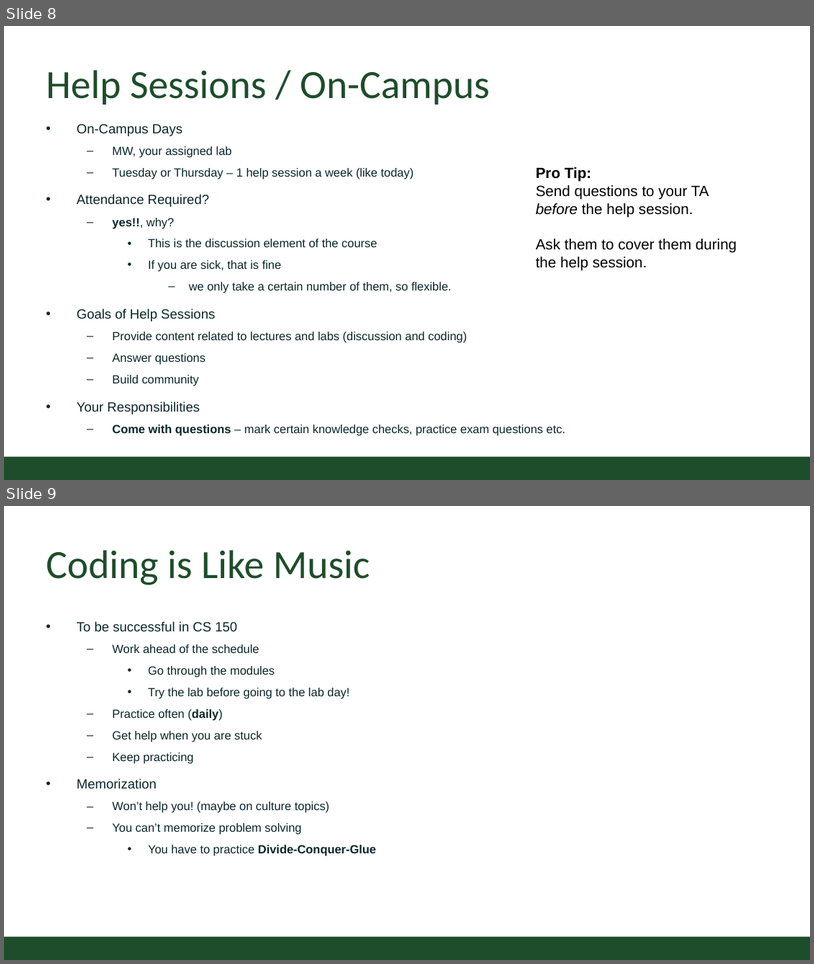
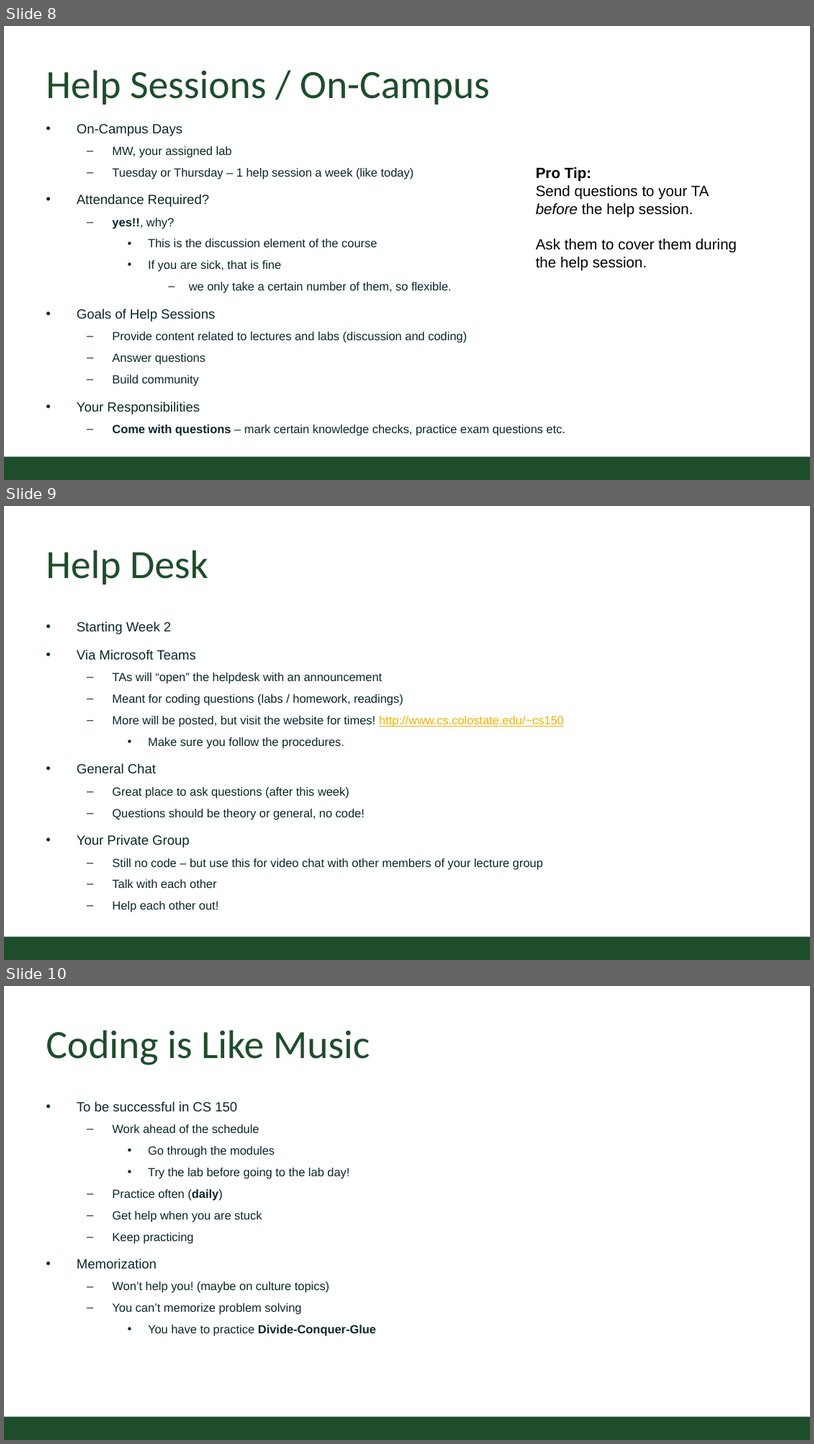
Before and after one commit to CSU-CS150/handouts, a slide deck: helpsessions/week1/format.pptx. Shown one above the other, each under a label of ours: slides 8 and 9 before the commit, slides 8, 9 and 10 after it. The pictures are 814x964 and 814x1444 pixels, drawn with LibreOffice and Linux fonts; fonts in the diff are those of the drawing; background and template pictures are left out. Boxes give left, top, right and bottom in pixels: in the first picture for what was removed or moved away, otherwise in the second. Text is boxed around its words. In the diff, an @@ line names an element or a change of style, - is before the commit and + after.

Commit message:
updated week 2

```diff
--- a/helpsessions/week1/format.pptx
+++ b/helpsessions/week1/format.pptx
@@ slide 9 added at (4,506,810,960), background #FFFFFF; not listed: 1 template element that a slide beside it also shows @@
@@ title added at (46,550,208,584), 54 pt, text #1E4D2B @@
+Help Desk
@@ text added at (77,621,564,912), 16 pt, text #092529 @@
+• Starting Week 2
+• Via Microsoft Teams
+  – TAs will “open” the helpdesk with an announcement
+  – Meant for coding questions (labs / homework, readings)
+  – More will be posted, but visit the website for times! http://www.cs.colostate.edu/~cs150
+    • Make sure you follow the procedures.
+• General Chat
+  – Great place to ask questions (after this week)
+  – Questions should be theory or general, no code!
+• Your Private Group
+  – Still no code – but use this for video chat with other members of your lecture group
+  – Talk with each other
+  – Help each other out!
@@ what was slide 9 is now slide 10 @@
```
Also in this commit, not shown: 1 slide changed, 6 other files.
